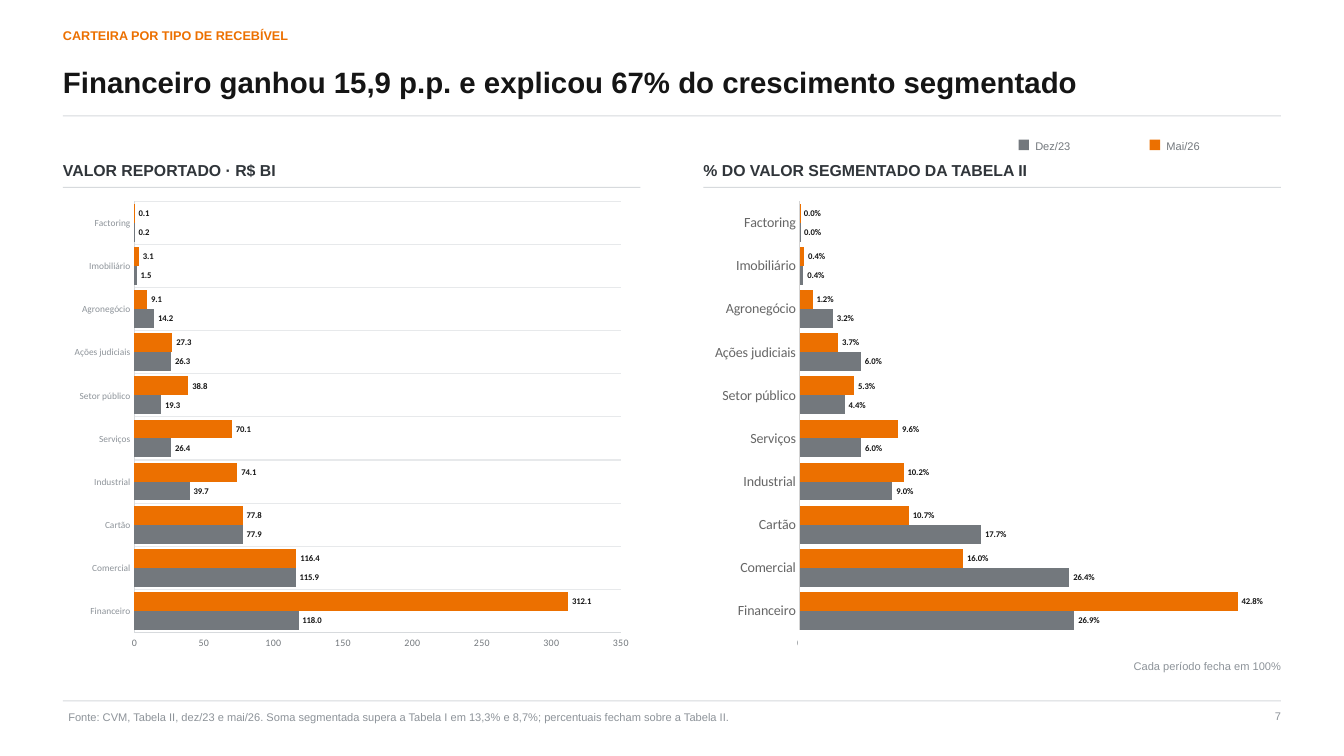
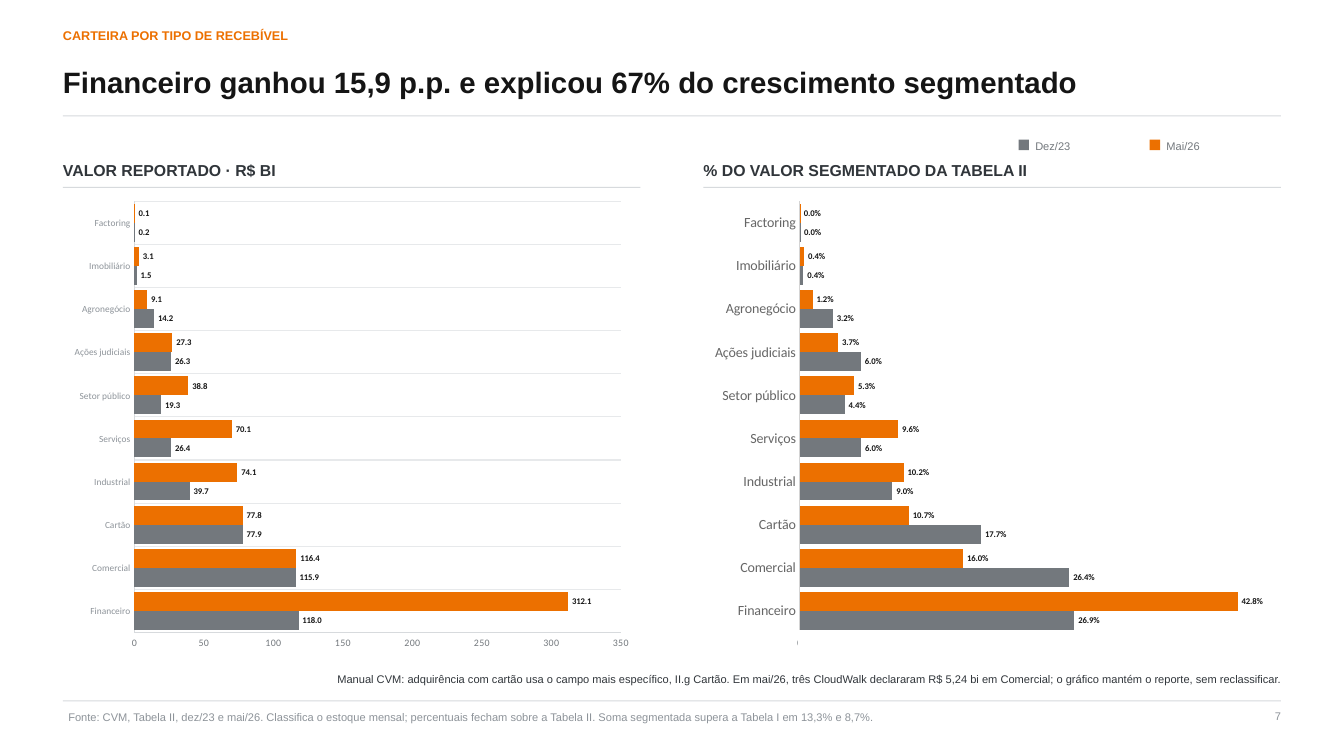
Before and after one commit to abalroar/fidc, a slide deck: slide 7 of data/industry_study/generated_revision/industry_executive_revised.pptx. Drawn at 1344x756 pixels with LibreOffice and Linux fonts; fonts in the diff are those of the drawing. Boxes give left, top, right and bottom in pixels: in the first picture for what was removed or moved away, otherwise in the second. Text is boxed around its words. In the diff, an @@ line names an element or a change of style, - is before the commit and + after.

Commit message:
Revisa taxonomia e gráficos nativos da indústria FIDC

```diff
--- a/data/industry_study/generated_revision/industry_executive_revised.pptx
+++ b/data/industry_study/generated_revision/industry_executive_revised.pptx
@@ text "Manual CVM: adquirência com cartão ..." at (337,675,1281,686): vertical alignment top to middle @@
@@ text at (337,675,1281,686): text changed; text colour #8D9399 to #30353A @@
-Cada período fecha em 100%
+Manual CVM: adquirência com cartão usa o campo mais específico, II.g Cartão. Em mai/26, três CloudWalk declararam R$ 5,24 bi em Comercial; o gráfico mantém o reporte, sem reclassificar.
@@ text at (68,713,873,723): text changed @@
-Fonte: CVM, Tabela II, dez/23 e mai/26. Soma segmentada supera a Tabela I em 13,3% e 8,7%; percentuais fecham sobre a Tabela II.
+Fonte: CVM, Tabela II, dez/23 e mai/26. Classifica o estoque mensal; percentuais fecham sobre a Tabela II. Soma segmentada supera a Tabela I em 13,3% e 8,7%.
```
Also in this commit, not shown: 34 other slides changed, 3 slides added, 2 slides removed, 24 other files.
